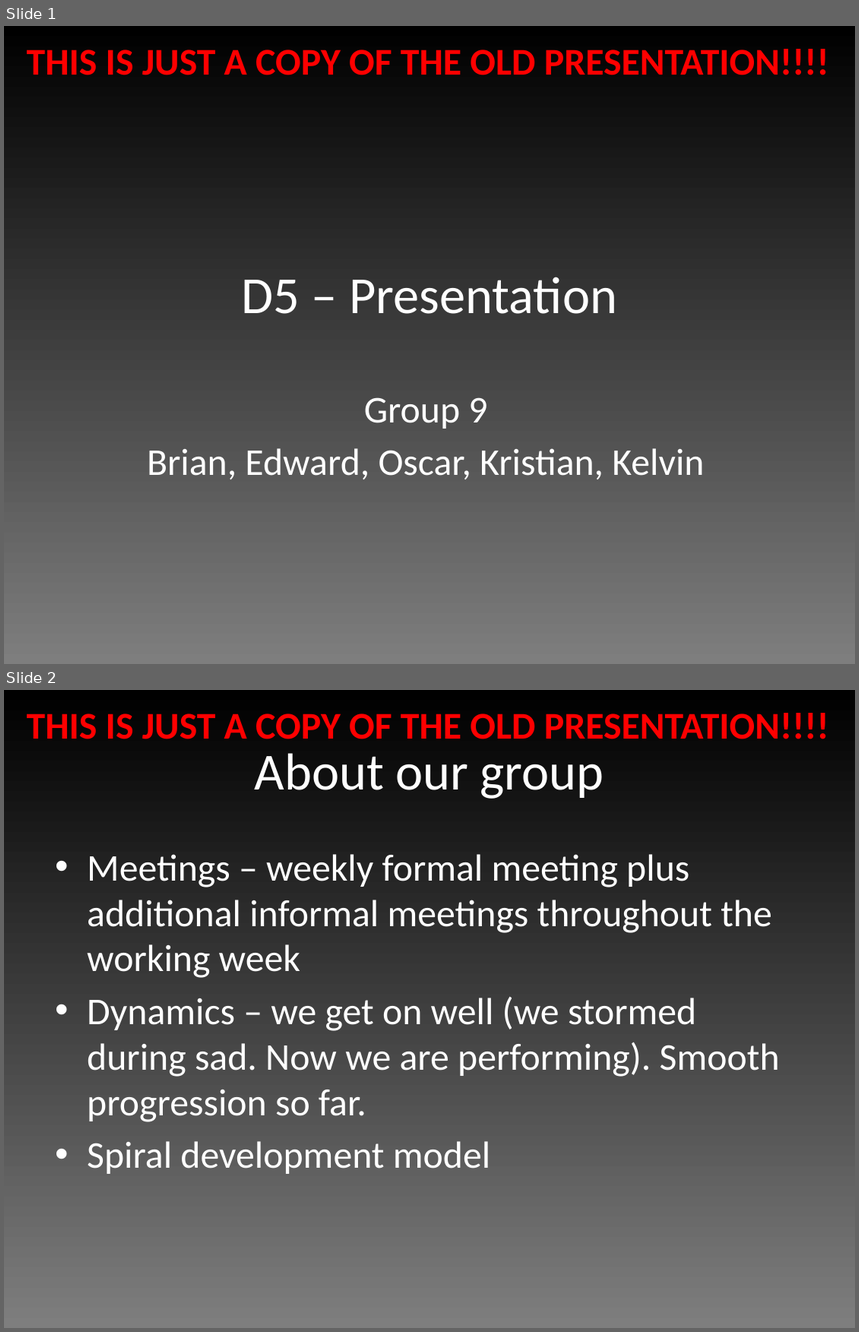
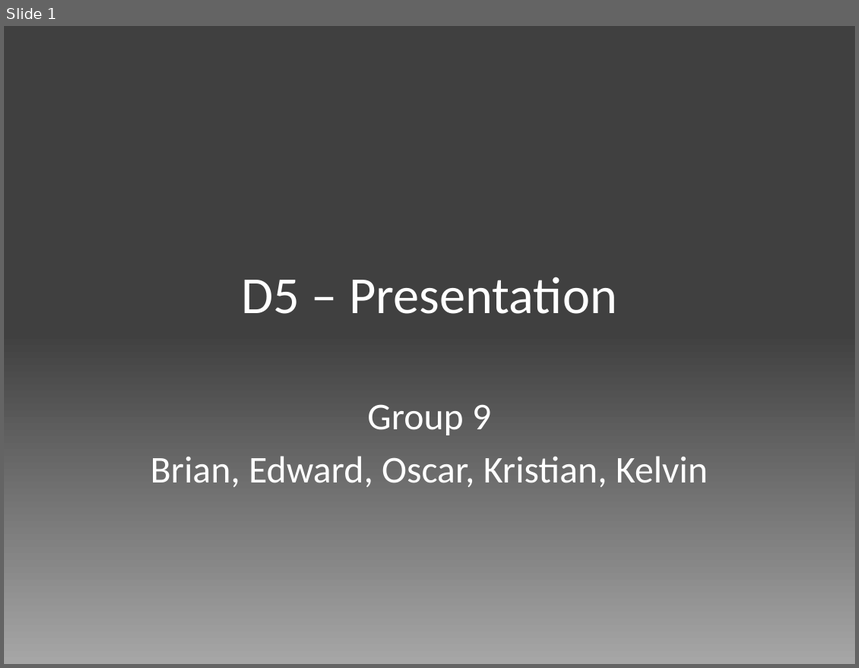
Before and after one commit to edderick/RunwayRedeclaration, a slide deck: doc/Final Presentation/Slides.pptx. Shown one above the other, each under a label of ours: slides 1 and 2 before the commit, slide 1 after it. The pictures are 859x1332 and 859x668 pixels, drawn with LibreOffice and Linux fonts; fonts in the diff are those of the drawing. Boxes give left, top, right and bottom in pixels: in the first picture for what was removed or moved away, otherwise in the second. Text is boxed around its words. In the diff, an @@ line names an element or a change of style, - is before the commit and + after.

```diff
--- a/doc/Final Presentation/Slides.pptx
+++ b/doc/Final Presentation/Slides.pptx
@@ slide 2 removed at (4,690,855,1328), background gradient #7F7F7F to #000000; not listed: 1 template element that a slide beside it also shows @@
@@ title removed at (255,753,604,799) @@
-About our group
@@ text removed at (87,854,780,1174) @@
-• Meetings – weekly formal meeting plus additional informal meetings throughout the working week
-• Dynamics – we get on well (we stormed during sad. Now we are performing). Smooth progression so far.
-• Spiral development model
@@ slide 1 changed as well @@
@@ background gradient #7F7F7F to #000000 to gradient #A6A6A6 to #404040 @@
@@ text removed at (27,49,829,75) @@
-THIS IS JUST A COPY OF THE OLD PRESENTATION!!!!
@@ subtitle "Group 9": place and size @@
-subtitle "Group 9" at (147,398,704,480)
+subtitle "Group 9" at (151,404,708,487)
```
Also in this commit, not shown: 1 other slide changed, 1 slide added, 8 other slides removed.
